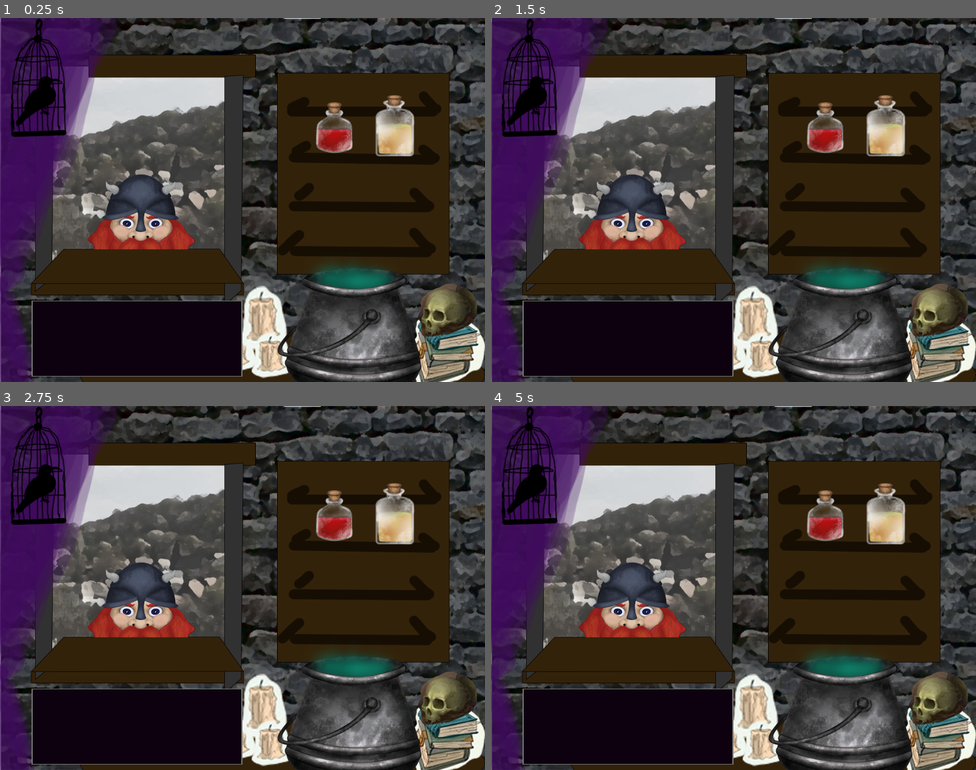
Above: before the commit, frames 1-4 (two rows, left to right).
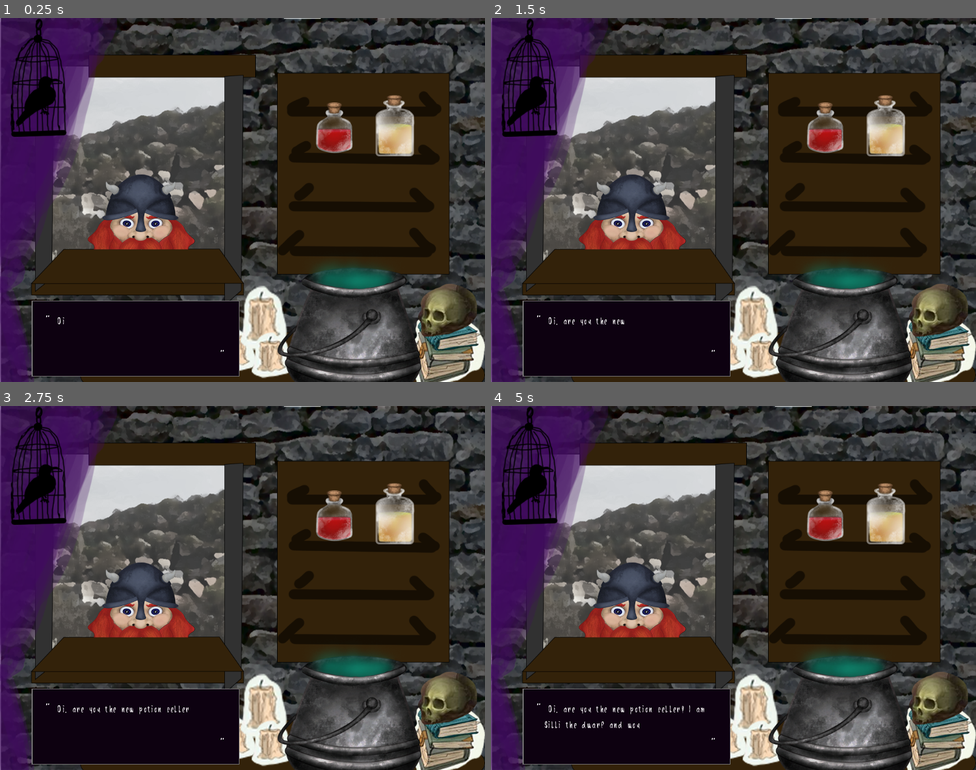
Above: after the commit, the same moments.

Repository: RobinRenggli/godotwildjam43
Game: Godot game, scene res://MainScene/MainScene.tscn
Two runs of this game, one before a commit and one after it. Both use one fixed random seed, a clock stepped at 60 frames per second and the inputs below. The engine's default icon, where the game draws it, is replaced by a stand-in: a white triangle on a blue panel in a dark square.
Inputs:
- Up to frame 1 (0.25 s): no input
- Up to frame 2 (1.5 s): no input
- Up to frame 3 (2.75 s): no input
- Up to frame 4 (5 s): tap Enter at 3.5 s; tap Space at 4.25 s

The runs differ from the first frame. In frame 1, 0.2% of the frame differs, in the area x 9-50%, y 77-99%; in frame 2, 0.2%; in frame 3, 0.3%; in frame 4, 0.5%.
Error before the commit: Parse Error: The identifier "Overviewer" isn't declared in the current scope. (res://UIElements/Textbox.gd:34)

Commit message:
add start of game

Diff:
--- a/GodotProject/Adventures/FightGoblin.tscn
+++ b/GodotProject/Adventures/FightGoblin.tscn
@@ -4,5 +4,5 @@
 [ext_resource path="res://Adventures/AdventureTemplate.tscn" type="PackedScene" id=2]
 
 [node name="Node" instance=ExtResource( 2 )]
-description = "I'm going to fight a goblin."
+description = "I'm going to fight a goblin. What would you recommend?"
 encounters = [ ExtResource( 1 ) ]
--- a/GodotProject/Assets/Fonts/FontTextBox24.tres
+++ b/GodotProject/Assets/Fonts/FontTextBox24.tres
@@ -3,8 +3,8 @@
 [ext_resource path="res://Assets/Fonts/Alineatypeface-eldx.ttf" type="DynamicFontData" id=1]
 
 [resource]
-size = 32
-extra_spacing_top = 12
-extra_spacing_bottom = 12
+size = 20
+extra_spacing_top = 5
+extra_spacing_bottom = 5
 extra_spacing_char = 3
 font_data = ExtResource( 1 )
--- a/GodotProject/Heroes/Dwarf.gd
+++ b/GodotProject/Heroes/Dwarf.gd
@@ -15,12 +15,21 @@
 
 var next_adventure
 
+var dialog = "Oi, are you the new potion seller? I am Silli the dwarf and would like to employ your services."
+
 # Called when the node enters the scene tree for the first time.
 func _ready():
 	pass # Replace with function body.
 
-func chose_adventure():
-	pass
+func chose_adventure(adventures):
+	next_adventure = null
+	while(true):
+		var rand_index = randi() % adventures.size()
+		next_adventure = adventures[rand_index]
+		if (next_adventure.level >= level):
+			break
+
+	return next_adventure
 
 func go_on_adventure():
 	pass
--- a/GodotProject/MainScene/MainScene.gd
+++ b/GodotProject/MainScene/MainScene.gd
@@ -1,4 +1,15 @@
 extends Node2D
 
+var active_hero
+onready var TextBox = $TextBox
+
+onready var adventures = [preload("res://Adventures/FightGoblin.tscn").instance()]
+
 func _ready():
-	pass # Replace with function body.
+	active_hero = $Dwarf
+	game_loop()
+
+func game_loop():
+	TextBox.queue_text(active_hero.dialog)
+	var adventure = active_hero.chose_adventure(adventures)
+	TextBox.queue_text(adventure.description)
--- a/GodotProject/MainScene/MainScene.tscn
+++ b/GodotProject/MainScene/MainScene.tscn
@@ -1,10 +1,18 @@
-[gd_scene load_steps=6 format=2]
+[gd_scene load_steps=10 format=2]
 
 [ext_resource path="res://PotionMixing/PotionMixingUI.tscn" type="PackedScene" id=1]
 [ext_resource path="res://Heroes/Dwarf.tscn" type="PackedScene" id=2]
 [ext_resource path="res://MainScene/BGPlaceholder.png" type="Texture" id=3]
 [ext_resource path="res://MainScene/MainScene.gd" type="Script" id=4]
-[ext_resource path="res://TextBox.tscn" type="PackedScene" id=5]
+[ext_resource path="res://Assets/Fonts/FontTextBox24.tres" type="DynamicFont" id=5]
+[ext_resource path="res://UIElements/Textbox.gd" type="Script" id=6]
+[ext_resource path="res://Assets/Styles/TextBox.tres" type="StyleBox" id=7]
+[ext_resource path="res://Assets/Fonts/Alineatypeface-eldx.ttf" type="DynamicFontData" id=8]
+
+[sub_resource type="DynamicFont" id=2]
+size = 28
+extra_spacing_char = 2
+font_data = ExtResource( 8 )
 
 [node name="MainScene" type="Node2D"]
 script = ExtResource( 4 )
@@ -47,42 +55,78 @@
 "health": -1
 }
 
-[node name="TextBox" parent="." instance=ExtResource( 5 )]
+[node name="TextBox" type="CanvasLayer" parent="."]
+pause_mode = 2
+script = ExtResource( 6 )
 
-[node name="TextBoxContainer" parent="TextBox" index="0"]
+[node name="TextBoxContainer" type="MarginContainer" parent="TextBox"]
+anchor_top = 1.0
+anchor_right = 1.0
+anchor_bottom = 1.0
 margin_left = 67.0
 margin_top = -172.0
-margin_right = -512.0
+margin_right = -518.0
 margin_bottom = -11.0
+__meta__ = {
+"_edit_use_anchors_": false
+}
 
-[node name="Panel" parent="TextBox/TextBoxContainer" index="0"]
-margin_right = 445.0
+[node name="Panel" type="Panel" parent="TextBox/TextBoxContainer"]
+use_parent_material = true
+margin_right = 439.0
 margin_bottom = 161.0
+custom_styles/panel = ExtResource( 7 )
 
-[node name="MarginContainer" parent="TextBox/TextBoxContainer" index="1"]
-margin_right = 445.0
+[node name="MarginContainer" type="MarginContainer" parent="TextBox/TextBoxContainer"]
+margin_right = 439.0
 margin_bottom = 161.0
+custom_constants/margin_right = 30
+custom_constants/margin_top = 30
+custom_constants/margin_left = 30
+custom_constants/margin_bottom = 30
 
-[node name="Panel" parent="TextBox/TextBoxContainer/MarginContainer" index="0"]
-margin_right = 415.0
+[node name="Panel" type="Panel" parent="TextBox/TextBoxContainer/MarginContainer"]
+visible = false
+margin_left = 30.0
+margin_top = 30.0
+margin_right = 409.0
 margin_bottom = 131.0
 
-[node name="HBoxContainer" parent="TextBox/TextBoxContainer/MarginContainer" index="1"]
-margin_right = 415.0
+[node name="HBoxContainer" type="HBoxContainer" parent="TextBox/TextBoxContainer/MarginContainer"]
+margin_left = 30.0
+margin_top = 30.0
+margin_right = 409.0
 margin_bottom = 131.0
 
-[node name="StartSymbol" parent="TextBox/TextBoxContainer/MarginContainer/HBoxContainer" index="0"]
+[node name="StartSymbol" type="Label" parent="TextBox/TextBoxContainer/MarginContainer/HBoxContainer"]
+margin_right = 10.0
 margin_bottom = 2.0
+rect_min_size = Vector2( 10, 0 )
+size_flags_vertical = 0
+custom_fonts/font = SubResource( 2 )
+text = "\""
 
-[node name="LabelText" parent="TextBox/TextBoxContainer/MarginContainer/HBoxContainer" index="1"]
-margin_right = 371.0
+[node name="LabelText" type="Label" parent="TextBox/TextBoxContainer/MarginContainer/HBoxContainer"]
+margin_left = 14.0
+margin_right = 365.0
 margin_bottom = 101.0
+size_flags_horizontal = 3
+size_flags_vertical = 3
+custom_fonts/font = ExtResource( 5 )
+text = "Where am I? What was I doing? I only remember an eerie feeling... "
+align = 1
+autowrap = true
 
-[node name="EndSymbol" parent="TextBox/TextBoxContainer/MarginContainer/HBoxContainer" index="2"]
-margin_left = 375.0
+[node name="EndSymbol" type="Label" parent="TextBox/TextBoxContainer/MarginContainer/HBoxContainer"]
+margin_left = 369.0
 margin_top = 99.0
-margin_right = 385.0
+margin_right = 379.0
 margin_bottom = 101.0
+rect_min_size = Vector2( 10, 0 )
+size_flags_vertical = 8
+custom_fonts/font = SubResource( 2 )
+text = "\""
+
+[node name="Tween" type="Tween" parent="TextBox"]
 
 [editable path="PotionMixingLayer"]
-[editable path="TextBox"]
--- a/GodotProject/Node.gd
+++ b/GodotProject/Node.gd
@@ -5,6 +5,8 @@
 	escape,
 	death
 }
+
+var level = 1
 
 var outcome
 var summary = ""
--- a/GodotProject/TextBox.tscn
+++ b/GodotProject/TextBox.tscn
@@ -55,7 +55,7 @@
 
 [node name="StartSymbol" type="Label" parent="TextBoxContainer/MarginContainer/HBoxContainer"]
 margin_right = 10.0
-margin_bottom = 28.0
+margin_bottom = 2.0
 rect_min_size = Vector2( 10, 0 )
 size_flags_vertical = 0
 custom_fonts/font = SubResource( 2 )
@@ -75,7 +75,7 @@
 
 [node name="EndSymbol" type="Label" parent="TextBoxContainer/MarginContainer/HBoxContainer"]
 margin_left = 604.0
-margin_top = 17.0
+margin_top = 43.0
 margin_right = 614.0
 margin_bottom = 45.0
 rect_min_size = Vector2( 10, 0 )
--- a/GodotProject/UIElements/Textbox.gd
+++ b/GodotProject/UIElements/Textbox.gd
@@ -17,11 +17,6 @@
 	READING
 }
 
-# Called when the node enters the scene tree for the first time.
-func _ready():
-	set_text_speed()
-	hide_textbox()
-
 func _process(delta):
 	match current_state:
 		State.READY:
@@ -30,25 +25,14 @@
 		State.READING:
 			pass
 
-func set_text_speed():
-	match Overviewer.text_speed:
-		0:
-			char_read_rate = 0.12
-		1:
-			char_read_rate = 0.08
-		2:
-			char_read_rate = 0.04
-
 func change_state(next_state):
 	current_state = next_state
 
 func queue_text(next_text):
-	if Overviewer.display_text == true:
-		text_queue.push_back(next_text)
+	text_queue.push_back(next_text)
 
 func queue_pause_seconds(pause_time):
-	if Overviewer.display_text == true:
-		text_queue.push_back(PAUSE_PREFIX + str(pause_time))
+	text_queue.push_back(PAUSE_PREFIX + str(pause_time))
 
 func clear_text_queue():
 	text_queue.clear()
Binary file added: GodotProject/Assets/Fonts/Alineatypeface-eldx.ttf
